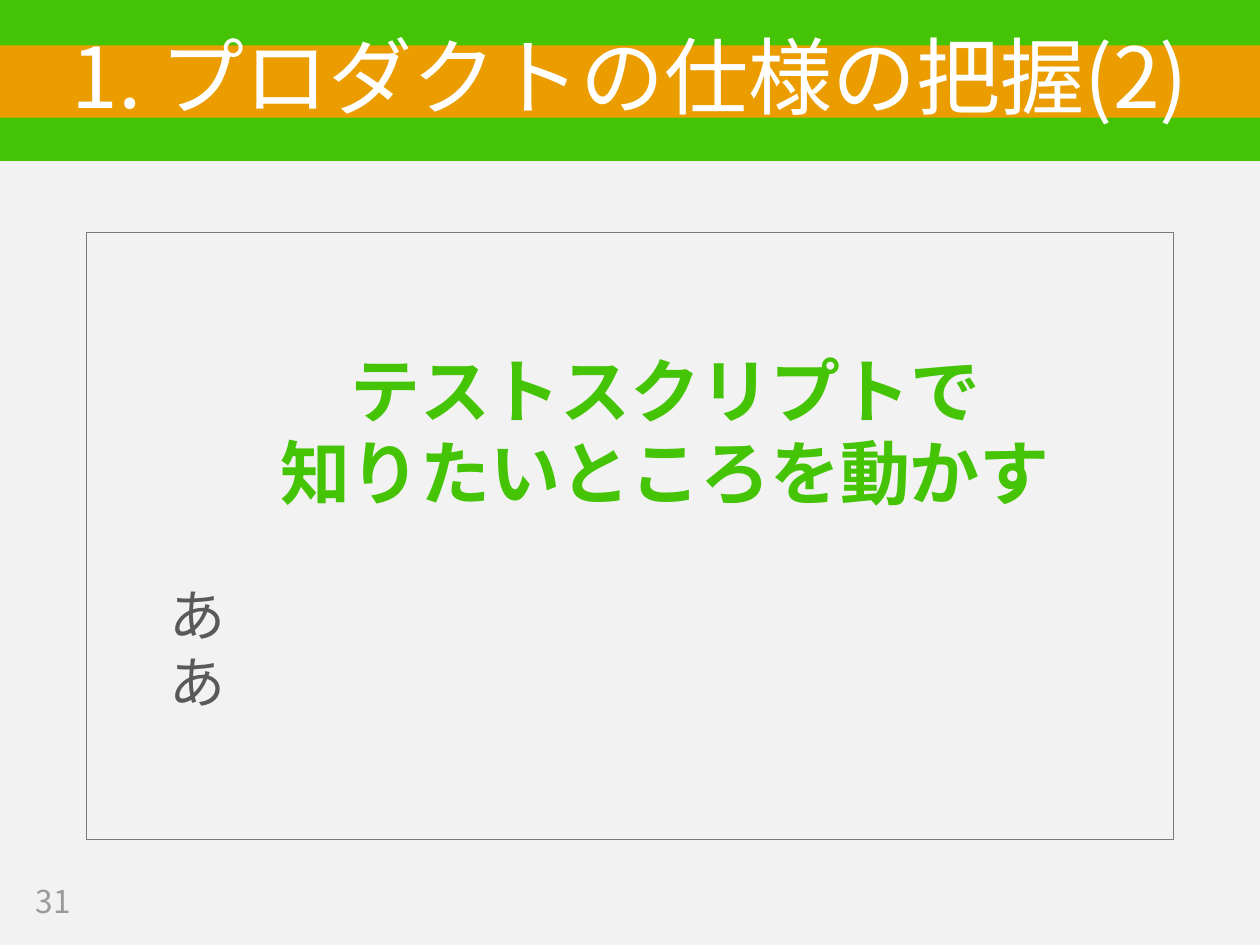
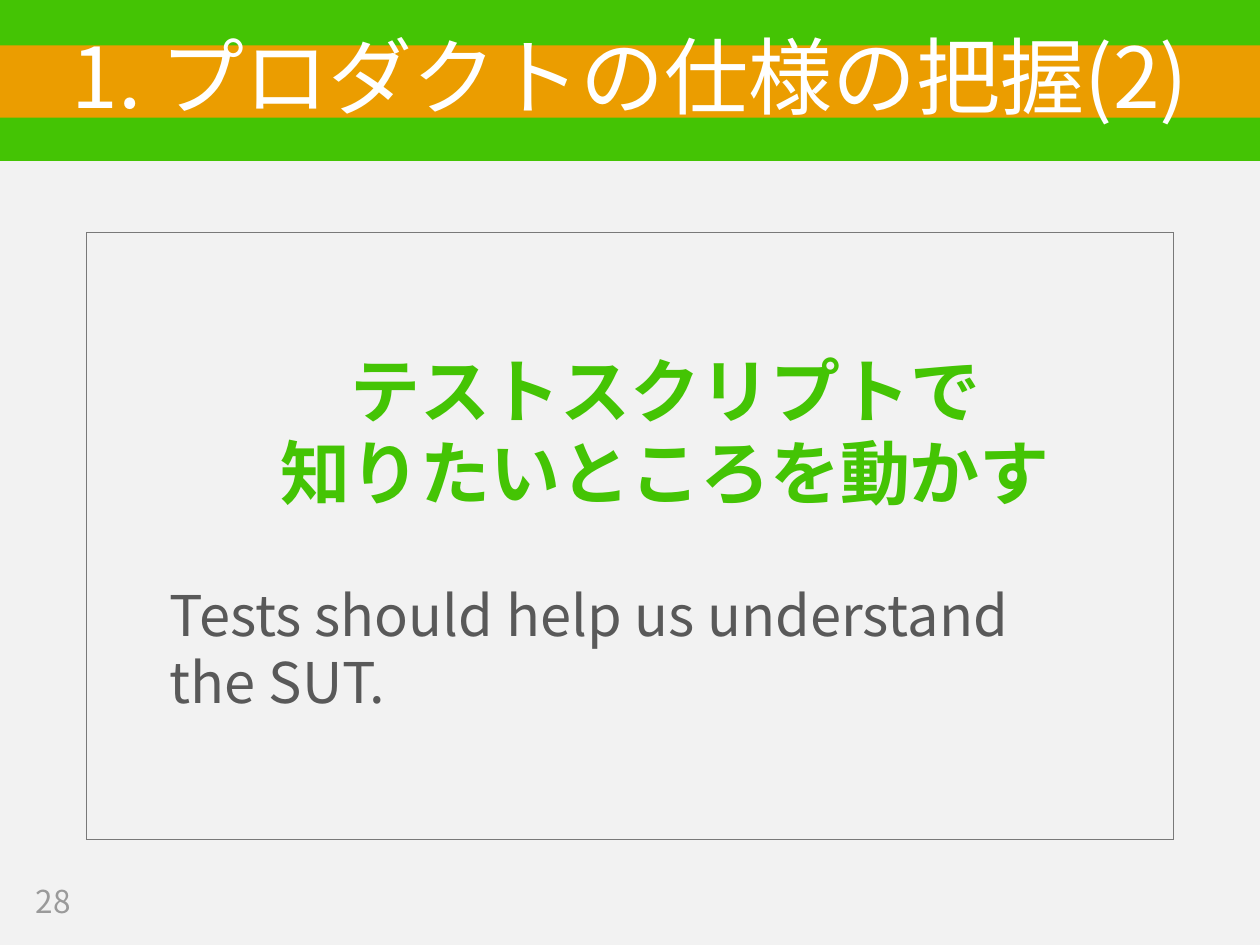
Before and after one commit to hageyahhoo/RSGT2018, a slide deck: slide 28 of SET_PO_ja.pptx (slide 31 before the commit). Drawn at 1260x945 pixels with LibreOffice and Linux fonts; fonts in the diff are those of the drawing. Boxes give left, top, right and bottom in pixels: in the first picture for what was removed or moved away, otherwise in the second. Text is boxed around its words. In the diff, an @@ line names an element or a change of style, - is before the commit and + after.

```diff
--- a/SET_PO_ja.pptx
+++ b/SET_PO_ja.pptx
@@ text at (170,591,1008,704): text changed @@
-  あ
-  あ
+  Tests should help us understand
+  the SUT.
@@ page number at (36,890,71,913): text changed @@
-31
+28
```
Also in this commit, not shown: 12 other slides changed, 6 slides added, 17 slides removed.
